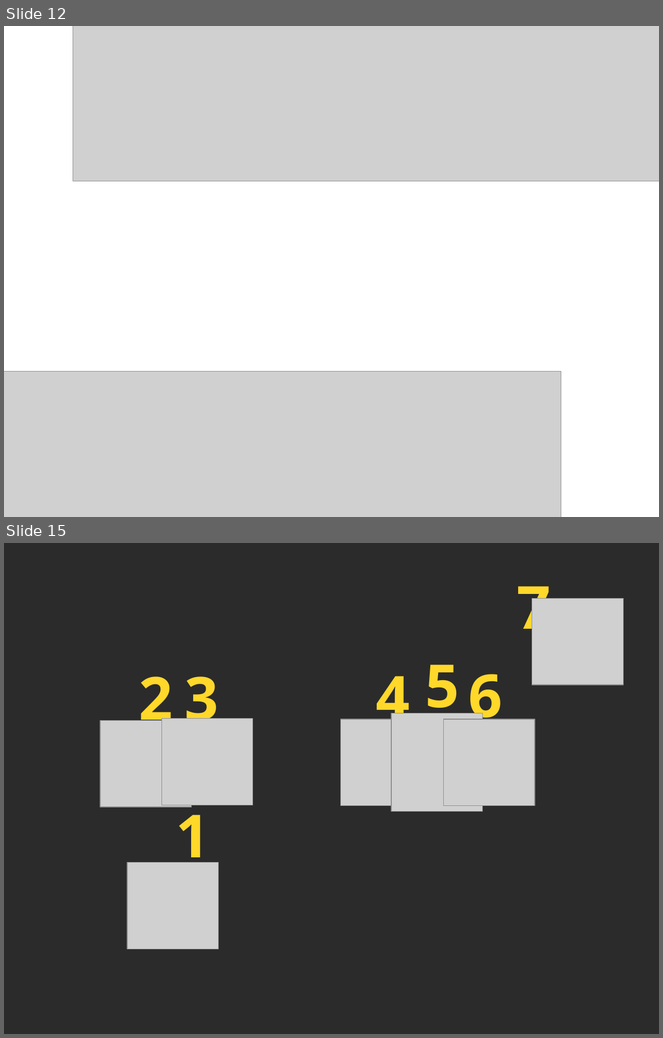
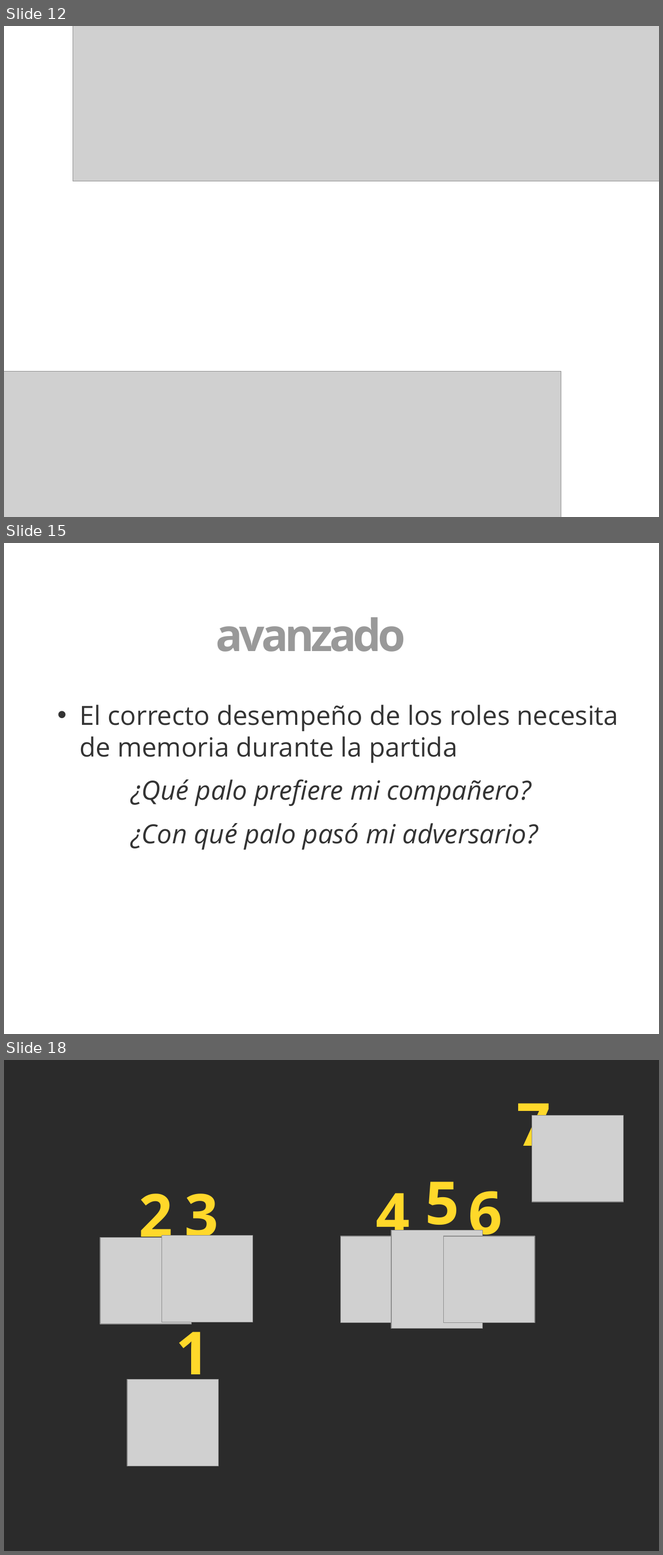
Before and after one commit to 3oheme/dominous, a slide deck: docs/presentacion/presentacion.odp. Shown one above the other, each under a label of ours: slides 12 and 15 before the commit, slides 12, 15 and 18 after it; the slides between them are not shown. The pictures are 663x1038 and 663x1555 pixels, drawn with LibreOffice and Linux fonts; fonts in the diff are those of the drawing; grey boxes stand for pictures; background and template pictures are left out; a plain dark background stands for a picture behind light text. Boxes give left, top, right and bottom in pixels: in the first picture for what was removed or moved away, otherwise in the second. Text is boxed around its words. In the diff, an @@ line names an element or a change of style, - is before the commit and + after.

```diff
--- a/docs/presentacion/presentacion.odp
+++ b/docs/presentacion/presentacion.odp
@@ slide 15 added at box(4, 543, 659, 1034), background picture (left out) @@
@@ text added at box(216, 617, 406, 652), 54 pt, text #999999, bold @@
+Dominó avanzado
@@ text added at box(79, 705, 619, 850), 32 pt, text #333333 @@
+• El correcto desempeño de los roles necesita de memoria durante la partida
+¿Qué palo prefiere mi compañero?
+¿Con qué palo pasó mi adversario?
@@ what was slide 15 is now slide 18 @@
```
Also in this commit, not shown: 9 slides changed, 3 other slides added, 8 slides removed, 2 other files.
